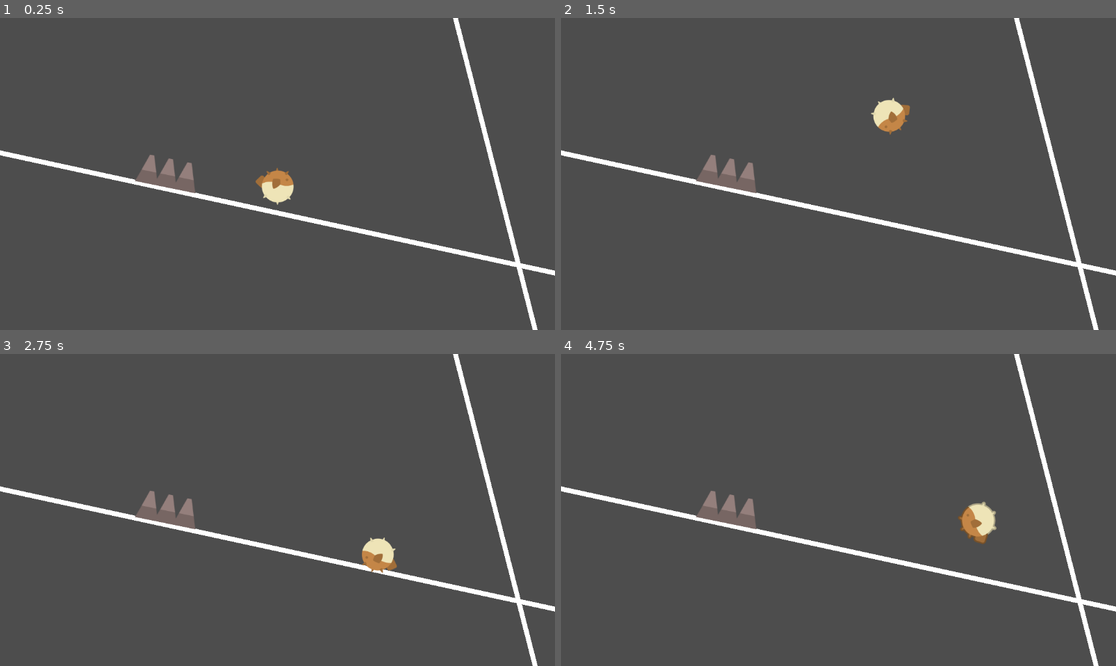
Above: before the commit, frames 1-4 (two rows, left to right).
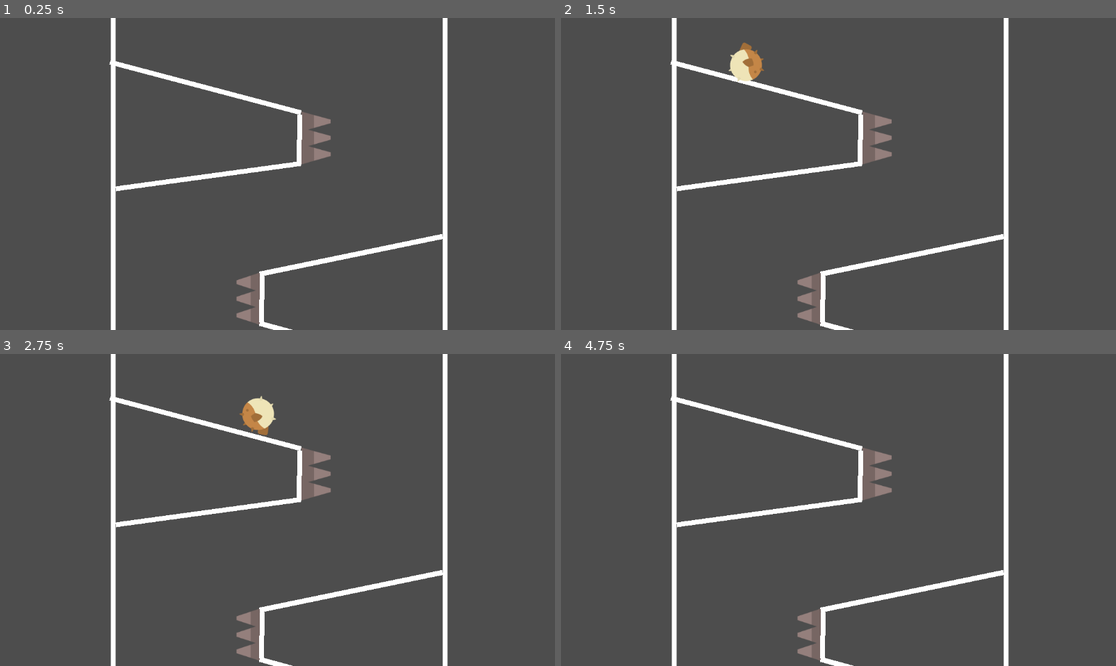
Above: after the commit, the same moments.

Repository: JWizards/GMTK_2024
Game: Godot game, scene res://scenes/LEVEL1.tscn
Two runs of this game, one before a commit and one after it. Both use one fixed random seed, a clock stepped at 60 frames per second and the inputs below. Before the commit the project starts from res://scenes/game.tscn.
Inputs:
- Up to frame 1 (0.25 s): no input
- Up to frame 2 (1.5 s): tap Space (jump) at 0.77 s
- Up to frame 3 (2.75 s): tap Space (jump) at 1.52 s
- Up to frame 4 (4.75 s): tap Space (jump) at 3.02, 3.77, 4.52 s

The runs differ from the first frame. In frame 1, 8.6% of the frame differs, in the area x 0-100%, y 0-100%; in frame 2, 9.0%; in frame 3, 9.1%; in frame 4, 8.7%.

Commit message:
rename level1.tscn

Diff:
--- a/project.godot
+++ b/project.godot
@@ -11,7 +11,7 @@
 [application]
 
 config/name="GMTK_2024"
-run/main_scene="res://scenes/game.tscn"
+run/main_scene="res://scenes/level1.tscn"
 config/features=PackedStringArray("4.3", "Forward Plus")
 config/icon="res://assets/icon.svg"
 
--- a/scenes/LEVEL1.tscn
+++ b/scenes/LEVEL1.tscn
@@ -69,7 +69,6 @@
 [node name="Flooring1_1" type="StaticBody2D" parent="FLOORING"]
 position = Vector2(424, 386)
 rotation = -1.70891
-scale = Vector2(1, 1)
 
 [node name="Line2D" type="Line2D" parent="FLOORING/Flooring1_1"]
 position = Vector2(-1, -172)
